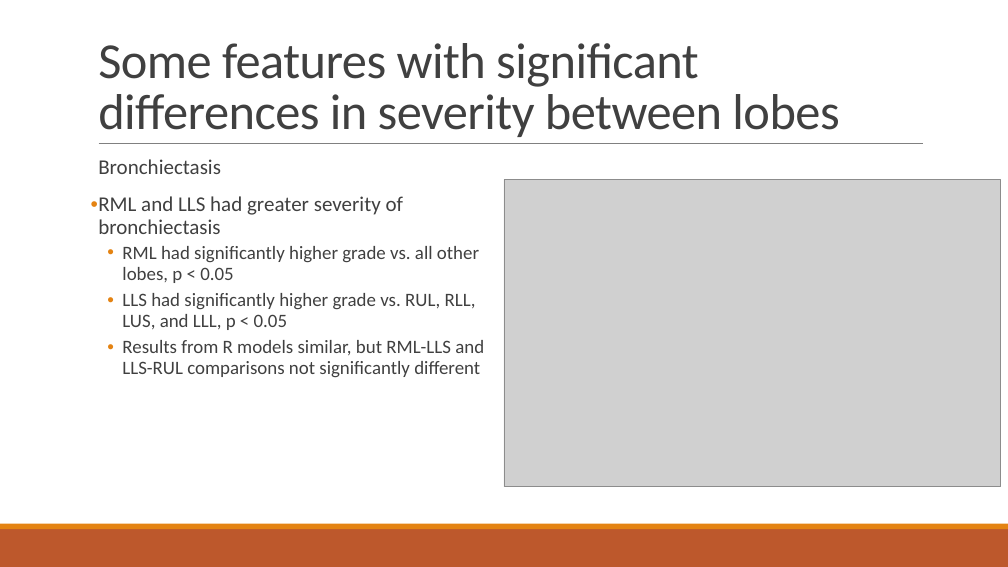
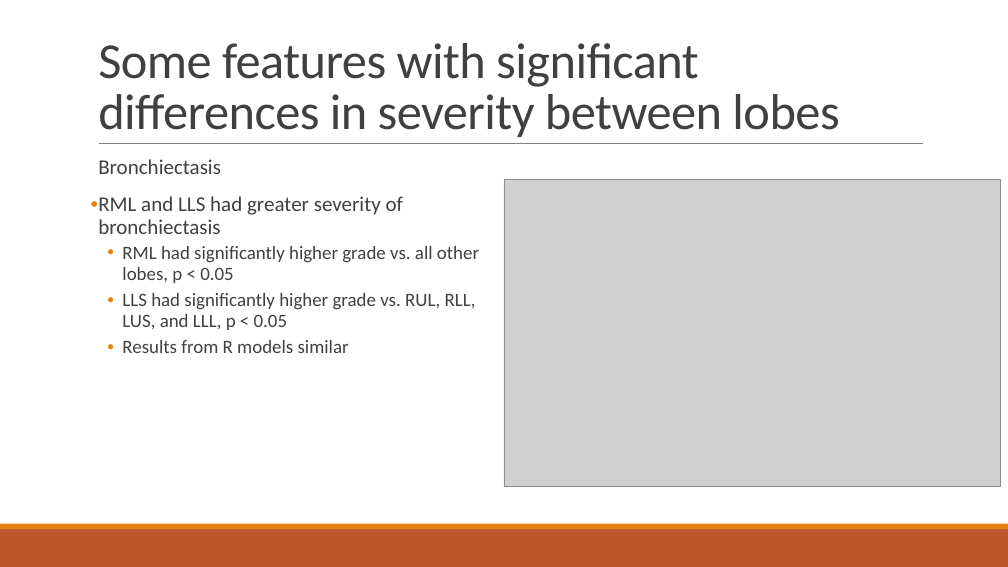
Before and after one commit to ebosko/BIOS-Thesis, a slide deck: slide 9 of Reports/Preliminary Findings PPT.pptx. Drawn at 1008x567 pixels with LibreOffice and Linux fonts; fonts in the diff are those of the drawing; grey boxes stand for pictures. Boxes give left, top, right and bottom in pixels: in the first picture for what was removed or moved away, otherwise in the second. Text is boxed around its words. In the diff, an @@ line names an element or a change of style, - is before the commit and + after.

```diff
--- a/Reports/Preliminary Findings PPT.pptx
+++ b/Reports/Preliminary Findings PPT.pptx
@@ text at box(122, 340, 349, 353): text changed @@
-  • Results from R models similar, but RML-LLS and LLS-RUL comparisons not significantly different
+  • Results from R models similar
```
Also in this commit, not shown: 4 other slides changed, 21 other files.
